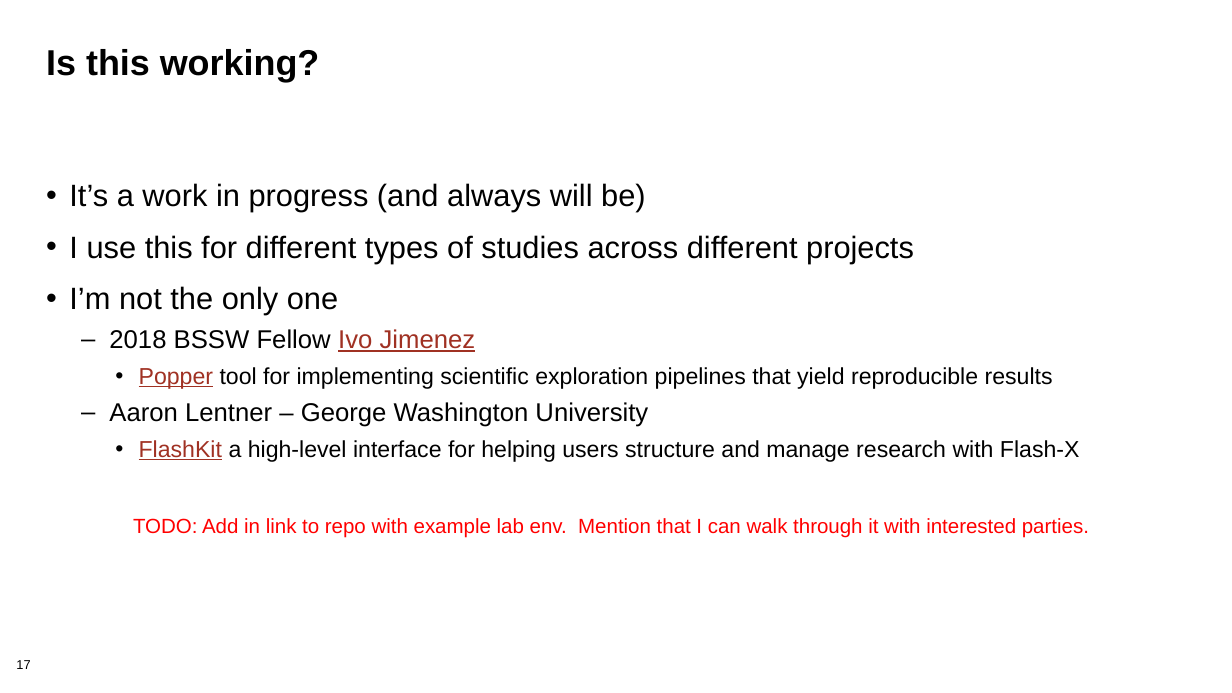
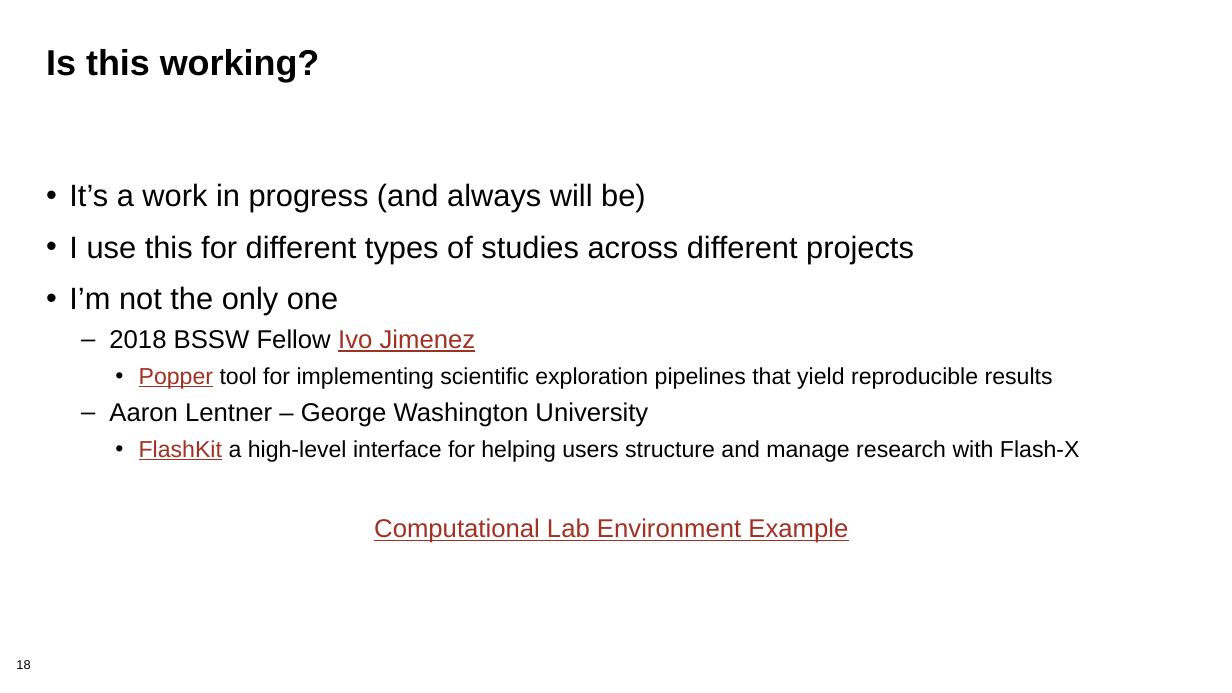
Before and after one commit to bssw-tutorial/presentations, a slide deck: slide 18 of computational-expts.pptx (slide 17 before the commit). Drawn at 1232x693 pixels with LibreOffice and Linux fonts; fonts in the diff are those of the drawing; background and template pictures are left out. Boxes give left, top, right and bottom in pixels: in the first picture for what was removed or moved away, otherwise in the second. Text is boxed around its words. In the diff, an @@ line names an element or a change of style, - is before the commit and + after.

Commit message:
(Issue #132) Added new documentation slide and link to example repo.

```diff
--- a/computational-expts.pptx
+++ b/computational-expts.pptx
@@ text at box(374, 518, 848, 543): text changed; size 16 to 20 pt; text colour #FF0000 to #A03123 @@
-TODO: Add in link to repo with example lab env. Mention that I can walk through it with interested parties.
+Computational Lab Environment Example
@@ page number at box(16, 660, 30, 669): text changed @@
-17
+18
```
Also in this commit, not shown: 1 slide added.
